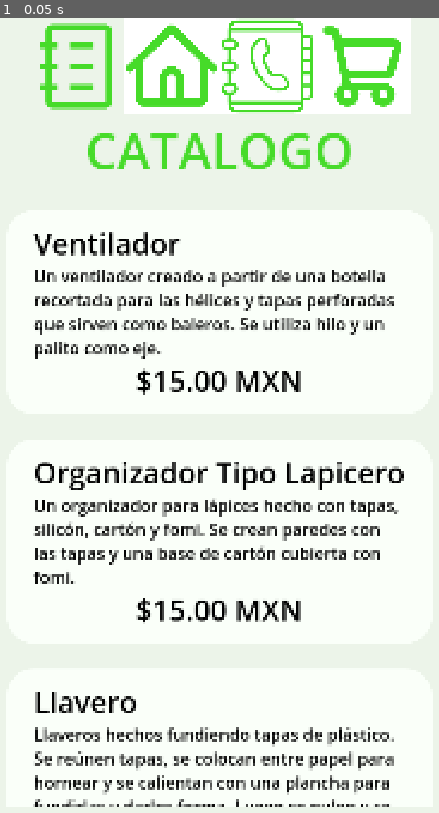
Above: before the commit, frame 1.
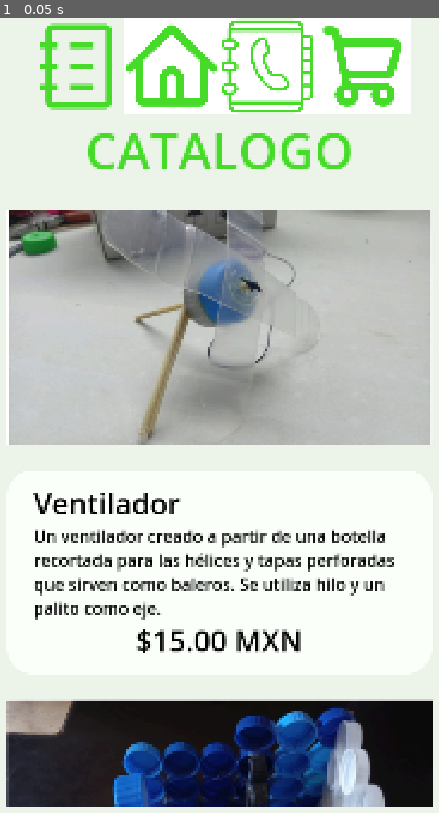
Above: after the commit, the same moment.

Repository: mike7d7/progra-6
Game: Godot game, scene res://control.tscn
Two runs of this game, one before a commit and one after it. Both use one fixed random seed, a clock stepped at 60 frames per second and the inputs below.
Inputs:
- Up to frame 1 (0.05 s): no input

The runs differ from the first frame. In frame 1, 47% of the frame differs, in the area x 1-99%, y 24-100%.

Commit message:
add images into products page

Diff:
--- a/paginas/catalogo.tscn
+++ b/paginas/catalogo.tscn
@@ -1,6 +1,12 @@
-[gd_scene load_steps=3 format=3 uid="uid://citg1pgt1wybe"]
+[gd_scene load_steps=9 format=3 uid="uid://citg1pgt1wybe"]
 
+[ext_resource type="Texture2D" uid="uid://btalbox6o82ff" path="res://assets/prod1.png" id="1_cqlnc"]
 [ext_resource type="StyleBox" uid="uid://bp614i8f3hxr2" path="res://paginas/rich_text_label_style.tres" id="2_vanq4"]
+[ext_resource type="Texture2D" uid="uid://bq4n7p4vhfq6v" path="res://assets/prod2.png" id="3_uic45"]
+[ext_resource type="Texture2D" uid="uid://cout603wdge8k" path="res://assets/prod3.png" id="4_sa2ba"]
+[ext_resource type="Texture2D" uid="uid://b6j47p47xucyt" path="res://assets/prod4.png" id="5_1nsvt"]
+[ext_resource type="Texture2D" uid="uid://c2lowqr7h2usa" path="res://assets/prod5.png" id="6_j1t7g"]
+[ext_resource type="Texture2D" uid="uid://dgy4suobgasgc" path="res://assets/prod6.png" id="7_suw8i"]
 
 [sub_resource type="LabelSettings" id="LabelSettings_evkk3"]
 font_size = 120
@@ -29,6 +35,11 @@
 label_settings = SubResource("LabelSettings_evkk3")
 horizontal_alignment = 1
 
+[node name="TextureRect" type="TextureRect" parent="VBoxContainer"]
+layout_mode = 2
+texture = ExtResource("1_cqlnc")
+expand_mode = 5
+
 [node name="RichTextLabel4" type="RichTextLabel" parent="VBoxContainer"]
 layout_mode = 2
 mouse_filter = 1
@@ -40,6 +51,11 @@
 Un ventilador creado a partir de una botella recortada para las hélices y tapas perforadas que sirven como baleros. Se utiliza hilo y un palito como eje.
 [center][font_size=70]$15.00 MXN[/font_size][/center]"
 fit_content = true
+
+[node name="TextureRect2" type="TextureRect" parent="VBoxContainer"]
+layout_mode = 2
+texture = ExtResource("3_uic45")
+expand_mode = 5
 
 [node name="RichTextLabel3" type="RichTextLabel" parent="VBoxContainer"]
 layout_mode = 2
@@ -53,6 +69,11 @@
 [center][font_size=70]$15.00 MXN[/font_size][/center]"
 fit_content = true
 
+[node name="TextureRect3" type="TextureRect" parent="VBoxContainer"]
+layout_mode = 2
+texture = ExtResource("4_sa2ba")
+expand_mode = 5
+
 [node name="RichTextLabel5" type="RichTextLabel" parent="VBoxContainer"]
 layout_mode = 2
 mouse_filter = 1
@@ -64,6 +85,11 @@
 Llaveros hechos fundiendo tapas de plástico. Se reúnen tapas, se colocan entre papel para hornear y se calientan con una plancha para fundirlas y darles forma. Luego se pulen y se les añade el hilo o argolla
 [center][font_size=70]$15.00 MXN[/font_size][/center]"
 fit_content = true
+
+[node name="TextureRect4" type="TextureRect" parent="VBoxContainer"]
+layout_mode = 2
+texture = ExtResource("5_1nsvt")
+stretch_mode = 5
 
 [node name="RichTextLabel6" type="RichTextLabel" parent="VBoxContainer"]
 layout_mode = 2
@@ -77,6 +103,11 @@
 [center][font_size=70]$15.00 MXN[/font_size][/center]"
 fit_content = true
 
+[node name="TextureRect5" type="TextureRect" parent="VBoxContainer"]
+layout_mode = 2
+texture = ExtResource("6_j1t7g")
+stretch_mode = 5
+
 [node name="RichTextLabel7" type="RichTextLabel" parent="VBoxContainer"]
 layout_mode = 2
 mouse_filter = 1
@@ -89,6 +120,11 @@
 [center][font_size=70]$15.00 MXN[/font_size][/center]"
 fit_content = true
 
+[node name="TextureRect6" type="TextureRect" parent="VBoxContainer"]
+layout_mode = 2
+texture = ExtResource("7_suw8i")
+expand_mode = 5
+
 [node name="RichTextLabel8" type="RichTextLabel" parent="VBoxContainer"]
 layout_mode = 2
 mouse_filter = 1
Not shown, added: assets/prod1.png.import
Not shown, added: assets/prod2.png.import
Not shown, added: assets/prod3.png.import
Binary file changed: assets/prod4.png
Not shown, added: assets/prod4.png.import
Binary file changed: assets/prod5.png
Not shown, added: assets/prod5.png.import
Not shown, added: assets/prod6.png.import
